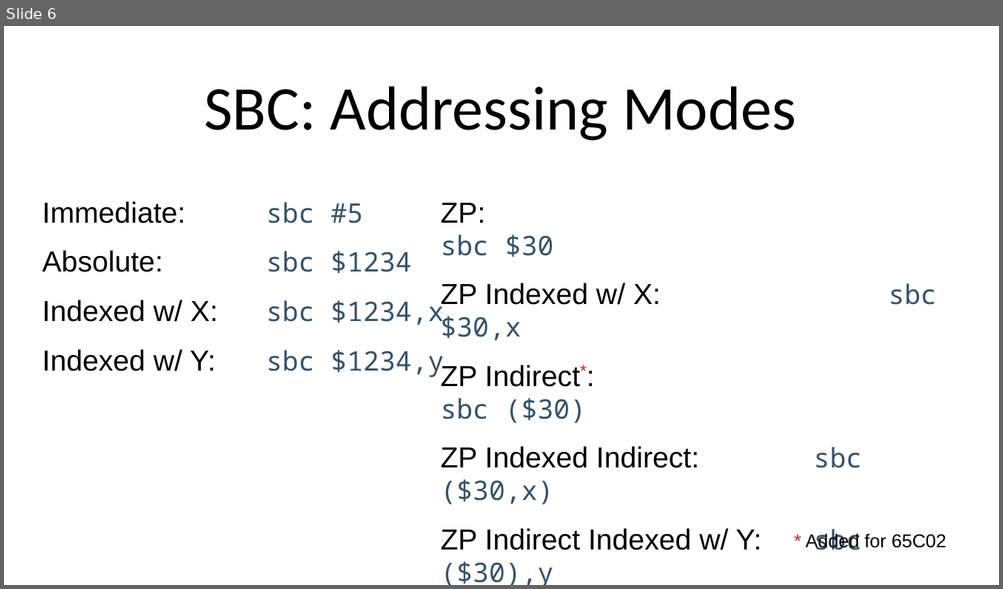
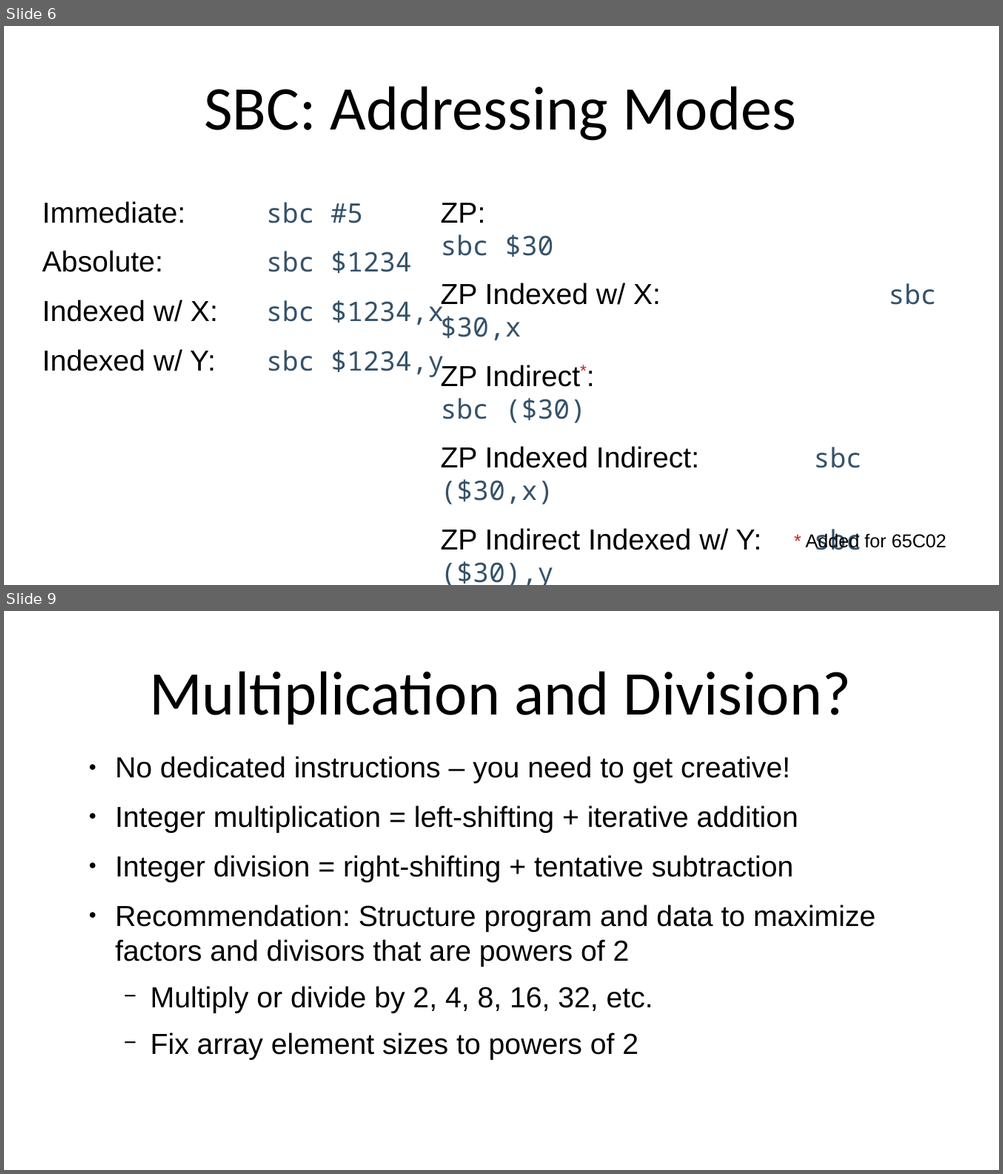
Before and after one commit to SlithyMatt/x16-assembly-tutorial, a slide deck: Lesson4/Lesson4.odp. Shown one above the other, each under a label of ours: slide 6 before the commit, slides 6 and 9 after it; the slides between them are not shown. The pictures are 1003x589 and 1003x1174 pixels, drawn with LibreOffice and Linux fonts; fonts in the diff are those of the drawing. Boxes give left, top, right and bottom in pixels: in the first picture for what was removed or moved away, otherwise in the second. Text is boxed around its words. In the diff, an @@ line names an element or a change of style, - is before the commit and + after.

```diff
--- a/Lesson4/Lesson4.odp
+++ b/Lesson4/Lesson4.odp
@@ slide 9 added at (x1=4, y1=611, x2=999, y2=1170), background #FFFFFF @@
@@ title added at (x1=149, y1=671, x2=851, y2=725), 60 pt, text #000000 @@
+Multiplication and Division?
@@ text added at (x1=115, y1=756, x2=875, y2=1060), 28 pt, text #000000 @@
+● No dedicated instructions – you need to get creative!
+● Integer multiplication = left-shifting + iterative addition
+● Integer division = right-shifting + tentative subtraction
+● Recommendation: Structure program and data to maximize factors and divisors that are powers of 2
+  − Multiply or divide by 2, 4, 8, 16, 32, etc.
+  − Fix array element sizes to powers of 2
```
Also in this commit, not shown: 1 slide changed, 9 other slides added, 9 slides removed.
